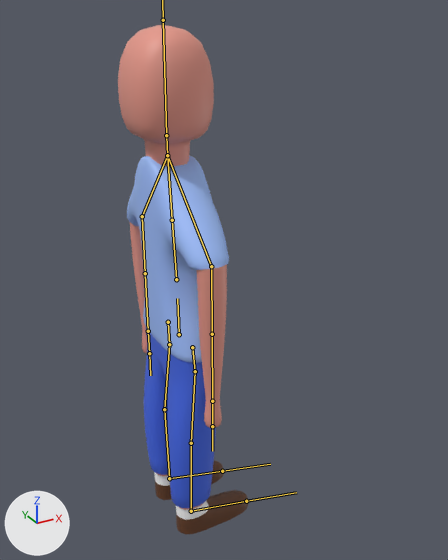
A saved change to the FBX model Assets/Models/PlayerModel.fbx.
The view is the same before and after, from a 50 mm camera at (-12.0, -27.5, 28.6) aimed at (2.8, -0.5, 15.1). Arrows for +X, +Y and +Z are at lower left; the lights stay in place. Both versions are drawn at frame 34 of the action 'Armature.001|Idle'; the numbers are the values there. The bones that bend it are drawn over the model as lines.

In view in the first picture: 'PlayerModel'.
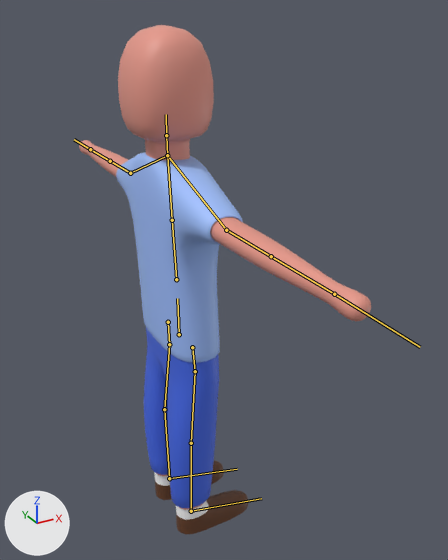
Location of each change, (x1, y1, x2, y2) in pixels of the pictures (448 x 560 px):
```json
{"object": "PlayerModel", "change": "posed", "before": [118, 25, 248, 534], "after": [79, 25, 371, 534], "on screen": "124% wider"}
{"bone": "Shoulder.R", "before": "(167, 155) to (211, 266)", "after": "(167, 155) to (226, 230)"}
{"bone": "Upperarm.R", "before": "(211, 266) to (212, 334)", "after": "(226, 230) to (271, 256)"}
{"bone": "Shoulder.L", "before": "(167, 155) to (142, 216)", "after": "(167, 155) to (130, 173)"}
{"bone": "Upperarm.L", "before": "(142, 216) to (145, 273)", "after": "(130, 173) to (110, 161)"}
```

Scene script edits in JSON lines:
```json
{"block": "bone_shoulder_r", "where": "bone_shoulder_r = bpy.data.objects['Armature.001'].pose.bones['Shoulder.R']  # child of 'Chest'"}
{"op": "set", "path": "bone_shoulder_r.rotation_quaternion", "old": "(0.976, 0.216, 0.005, 0.005)", "new": "(1.0, 0.0, 0.0, 0.0)", "note": "degrees (25, 0, 1) -> degrees (0, 0, 0)"}
{"block": "bone_upperarm_r", "where": "bone_upperarm_r = bpy.data.objects['Armature.001'].pose.bones['Upperarm.R']  # child of 'Shoulder.R'"}
{"op": "set", "path": "bone_upperarm_r.rotation_quaternion", "old": "(0.843, 0.537, 0.0, 0.013)", "new": "(1.0, 0.0, 0.0, 0.0)", "note": "degrees (65, -1, 1) -> degrees (0, 0, 0)"}
{"block": "bone_shoulder_l", "where": "bone_shoulder_l = bpy.data.objects['Armature.001'].pose.bones['Shoulder.L']  # child of 'Chest'"}
{"op": "set", "path": "bone_shoulder_l.rotation_quaternion", "old": "(0.976, -0.216, -0.005, -0.005)", "new": "(1.0, 0.0, 0.0, 0.0)", "note": "degrees (-25, -1, 0) -> degrees (0, 0, 0)"}
{"block": "bone_upperarm_l", "where": "bone_upperarm_l = bpy.data.objects['Armature.001'].pose.bones['Upperarm.L']  # child of 'Shoulder.L'"}
{"op": "set", "path": "bone_upperarm_l.rotation_quaternion", "old": "(0.843, -0.537, 0.0, -0.013)", "new": "(1.0, 0.0, 0.0, 0.0)", "note": "degrees (-65, -1, -1) -> degrees (0, 0, 0)"}
```
